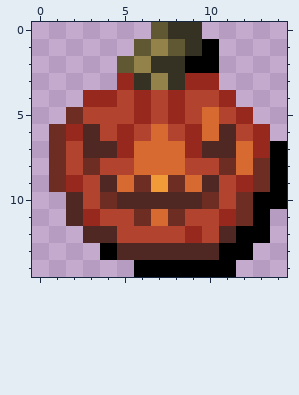
Pixel-art sprite, stored at icon_small.png. The picture above was drawn from the file before the commit.
The file is 30x30 pixels, drawn in blocks of 2x2; one block is one cell here.
After:
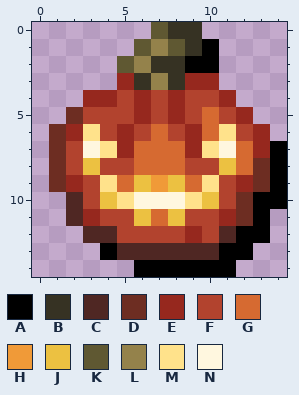
Palette (. is transparent): A #000000  B #363223  C #4f2723  D #6d2d22  E #96281e  F #b2432e  G #d66a31  H #f09a38  J #ecc141  K #5f5832  L #94824b  M #ffe28b  N #fff7df
What changed:
Changed rows in their new state; - is an unchanged pixel.
first column x 3:
 6 M-------M
 7 NM-----MN
 8 J-------J
 9 -M-J-J-M-
10 -JMNNNMJ-
11 ---J-J---
Pixel boxes of the changes (left, top, right, bottom) in both pictures:
changed: (83, 124, 236, 226)
